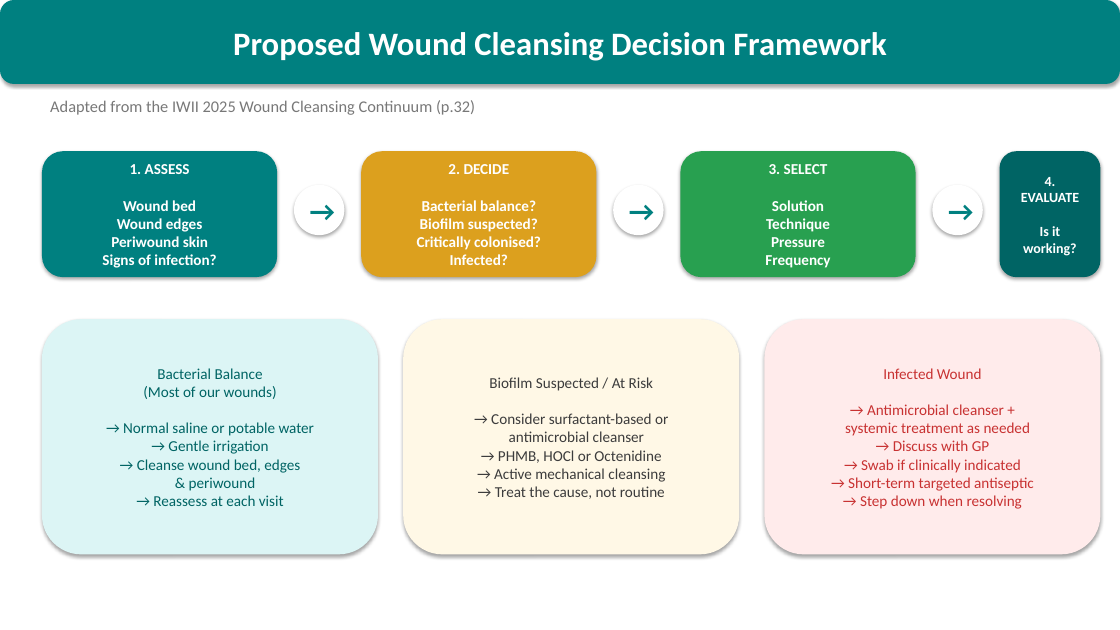
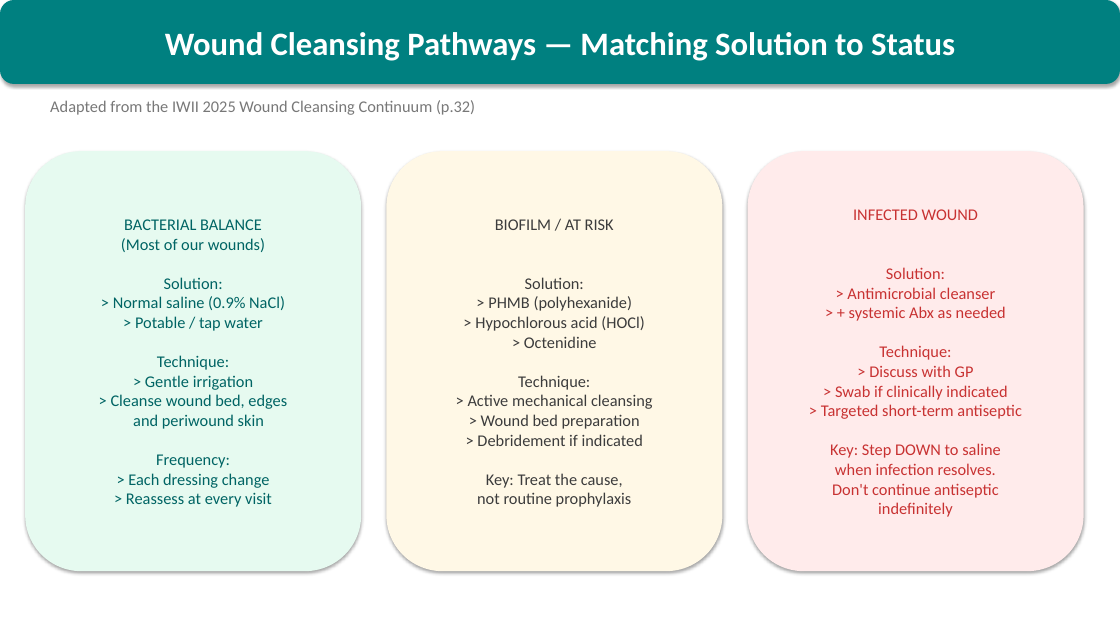
Before and after one commit to micjhowell-source/BeatLab, a slide deck: slide 8 of Wound_Cleansing_Presentation.pptx (slide 5 before the commit). Drawn at 1120x630 pixels with LibreOffice and Linux fonts; fonts in the diff are those of the drawing. Boxes give left, top, right and bottom in pixels: in the first picture for what was removed or moved away, otherwise in the second. Text is boxed around its words. In the diff, an @@ line names an element or a change of style, - is before the commit and + after.

```diff
--- a/Wound_Cleansing_Presentation.pptx
+++ b/Wound_Cleansing_Presentation.pptx
@@ text in rounded rectangle at [165,32,955,61]: text changed @@
-Proposed Wound Cleansing Decision Framework
+Wound Cleansing Pathways — Matching Solution to Status
@@ rounded rectangle "BACTERIAL BALANCE (Most of our ...": place and size @@
-rounded rectangle "BACTERIAL BALANCE (Most of our ..." at [42,319,378,555]
+rounded rectangle "BACTERIAL BALANCE (Most of our ..." at [25,151,361,571]
@@ rounded rectangle "BACTERIAL BALANCE (Most of our ..." at [25,151,361,571]: fill #DCF5F5 to #E6FAF0 @@
@@ rounded rectangle removed at [42,151,277,277] @@
-1. ASSESS
-Wound bed
-Wound edges
-Periwound skin
-Signs of infection?
@@ rounded rectangle removed at [361,151,597,277] @@
-2. DECIDE
-Bacterial balance?
-Biofilm suspected?
-Critically colonised?
-Infected?
@@ rounded rectangle "BIOFILM / AT RISK Solution: ...": place and size @@
-rounded rectangle "BIOFILM / AT RISK Solution: ..." at [403,319,739,555]
+rounded rectangle "BIOFILM / AT RISK Solution: ..." at [386,151,723,571]
@@ rounded rectangle removed at [681,151,916,277] @@
-3. SELECT
-Solution
-Technique
-Pressure
-Frequency
@@ rounded rectangle "INFECTED WOUND Solution: > Antimicrobial ...": place and size @@
-rounded rectangle "INFECTED WOUND Solution: > Antimicrobial ..." at [765,319,1101,555]
+rounded rectangle "INFECTED WOUND Solution: > Antimicrobial ..." at [748,151,1084,571]
@@ rounded rectangle removed at [1000,151,1101,277] @@
-4.
-EVALUATE
-Is it
-working?
@@ ellipse removed at [294,185,344,235] @@
-→
@@ ellipse removed at [613,185,664,235] @@
-→
@@ text in rounded rectangle at [821,209,1021,517]: text changed; size 13 to 14 pt @@
-Infected Wound
-→ Antimicrobial cleanser +
-systemic treatment as needed
-→ Discuss with GP
-→ Swab if clinically indicated
-→ Short-term targeted antiseptic
-→ Step down when resolving
+INFECTED WOUND
+Solution:
+> Antimicrobial cleanser
+> + systemic Abx as needed
+Technique:
+> Discuss with GP
+> Swab if clinically indicated
+> Targeted short-term antiseptic
+Key: Step DOWN to saline
+when infection resolves.
+Don't continue antiseptic
+indefinitely
@@ ellipse removed at [933,185,983,235] @@
-→
@@ text in rounded rectangle at [111,219,287,507]: text changed; size 13 to 14 pt @@
-Bacterial Balance
-(Most of our wounds)
-→ Normal saline or potable water
-→ Gentle irrigation
-→ Cleanse wound bed, edges
-& periwound
-→ Reassess at each visit
+BACTERIAL BALANCE
+(Most of our wounds)
+Solution:
+> Normal saline (0.9% NaCl)
+> Potable / tap water
+Technique:
+> Gentle irrigation
+> Cleanse wound bed, edges
+and periwound skin
+Frequency:
+> Each dressing change
+> Reassess at every visit
@@ text in rounded rectangle at [468,219,653,507]: text changed; size 13 to 14 pt @@
-Biofilm Suspected / At Risk
-→ Consider surfactant-based or
-antimicrobial cleanser
-→ PHMB, HOCl or Octenidine
-→ Active mechanical cleansing
-→ Treat the cause, not routine
+BIOFILM / AT RISK
+Solution:
+> PHMB (polyhexanide)
+> Hypochlorous acid (HOCl)
+> Octenidine
+Technique:
+> Active mechanical cleansing
+> Wound bed preparation
+> Debridement if indicated
+Key: Treat the cause,
+not routine prophylaxis
```
Also in this commit, not shown: 4 other slides changed, 3 slides added, 1 other file.
